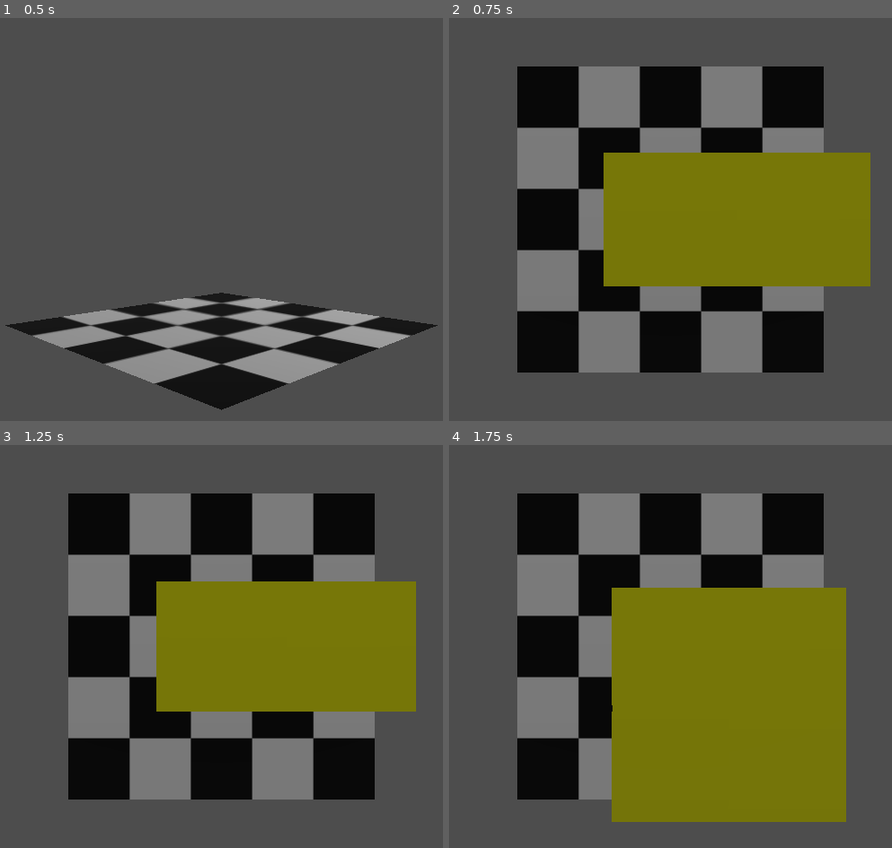
Above: before the commit, frames 1-4 (two rows, left to right).
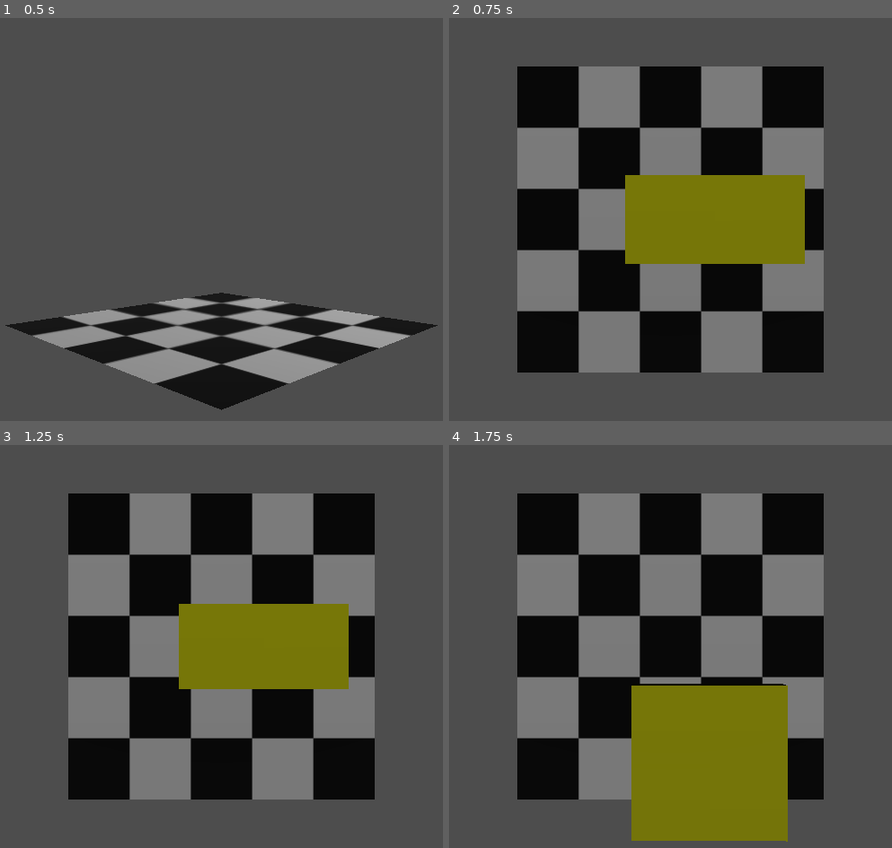
Above: after the commit, the same moments.

Repository: rdalton1124/3d-tetris
Game: Godot game, scene res://root.tscn
The game is run twice, just before and just after one commit, with the same random seed, the same clock (stepped at 60 frames per second) and the same inputs.
Inputs:
- Up to frame 1 (0.5 s): no input
- Up to frame 2 (0.75 s): tap Enter at 0.5 s; hold Shift (speed_up, bound only after the commit) from 0.53 s (still down); tap V (change_cam) at 0.6 s
- Up to frame 3 (1.25 s): keep holding Shift (speed_up, bound only after the commit)
- Up to frame 4 (1.75 s): release Shift (speed_up, bound only after the commit) at 1.28 s; hold S (move_backward, bound only after the commit) from 1.28 s (still down); tap I (rotate-x-ccw) at 1.35 s

Frame 1 is identical in both runs. In frame 2, 11% of the frame differs, in the area x 34-96%, y 33-67%; in frame 3, 11%; in frame 4, 20%, in the area x 36-90%, y 35-99%.

Commit message:
Fixed collision on tetrimino3
= Title
- Added inputs for quick drop and speed up
- Implemented speed up(Falls at .75 instead of .5 when lShift is held).

Diff:
--- a/project.godot
+++ b/project.godot
@@ -62,7 +62,7 @@
 }
 move_backward={
 "deadzone": 0.5,
-"events": [Object(InputEventKey,"resource_local_to_scene":false,"resource_name":"","device":-1,"window_id":0,"alt_pressed":false,"shift_pressed":false,"ctrl_pressed":false,"meta_pressed":false,"pressed":false,"keycode":0,"physical_keycode":68,"key_label":0,"unicode":100,"echo":false,"script":null)
+"events": [Object(InputEventKey,"resource_local_to_scene":false,"resource_name":"","device":-1,"window_id":0,"alt_pressed":false,"shift_pressed":false,"ctrl_pressed":false,"meta_pressed":false,"pressed":false,"keycode":0,"physical_keycode":83,"key_label":0,"unicode":115,"echo":false,"script":null)
 ]
 }
 move_left={
@@ -75,3 +75,13 @@
 "events": [Object(InputEventKey,"resource_local_to_scene":false,"resource_name":"","device":-1,"window_id":0,"alt_pressed":false,"shift_pressed":false,"ctrl_pressed":false,"meta_pressed":false,"pressed":false,"keycode":0,"physical_keycode":68,"key_label":0,"unicode":100,"echo":false,"script":null)
 ]
 }
+"quick drop"={
+"deadzone": 0.5,
+"events": [Object(InputEventKey,"resource_local_to_scene":false,"resource_name":"","device":-1,"window_id":0,"alt_pressed":false,"shift_pressed":false,"ctrl_pressed":false,"meta_pressed":false,"pressed":false,"keycode":0,"physical_keycode":32,"key_label":0,"unicode":32,"echo":false,"script":null)
+]
+}
+speed_up={
+"deadzone": 0.5,
+"events": [Object(InputEventKey,"resource_local_to_scene":false,"resource_name":"","device":-1,"window_id":0,"alt_pressed":false,"shift_pressed":false,"ctrl_pressed":false,"meta_pressed":false,"pressed":false,"keycode":0,"physical_keycode":4194325,"key_label":0,"unicode":0,"echo":false,"script":null)
+]
+}
--- a/root.tscn
+++ b/root.tscn
@@ -1,8 +1,8 @@
-[gd_scene load_steps=7 format=3 uid="uid://1vmarn26dta4"]
+[gd_scene load_steps=7 format=3 uid="uid://bym3srp2hjywn"]
 
 [ext_resource type="Script" path="res://scripts/root.gd" id="1_lr66d"]
 [ext_resource type="Texture2D" uid="uid://b0qgny2r33yl5" path="res://checker.png" id="1_opv7x"]
-[ext_resource type="Script" path="res://Spawner.gd" id="3_d13nu"]
+[ext_resource type="Script" path="res://scripts/Spawner.gd" id="3_wufij"]
 
 [sub_resource type="StandardMaterial3D" id="StandardMaterial3D_5s0fn"]
 albedo_texture = ExtResource("1_opv7x")
@@ -40,5 +40,5 @@
 sky_mode = 1
 
 [node name="Spawner" type="Node3D" parent="."]
-transform = Transform3D(1, 0, 0, 0, 1, 0, 0, 0, 1, 0, 5, 0)
-script = ExtResource("3_d13nu")
+transform = Transform3D(1, 0, 0, 0, 1, 0, 0, 0, 1, 0, 3, 0)
+script = ExtResource("3_wufij")
--- a/scripts/tetrimino3D.gd
+++ b/scripts/tetrimino3D.gd
@@ -8,7 +8,10 @@
 
 func _physics_process(delta):
 	if not is_on_floor():
-		velocity.y = -.25
+		if Input.is_action_pressed("speed_up"):
+			velocity.y = - .75
+		else:
+			velocity.y = -.5
 	else:
 		velocity.y = 0
 		root.spawn()
@@ -32,9 +35,9 @@
 	if Input.is_action_just_pressed("move_forward"):
 		self.position.z -= .4
 	elif Input.is_action_just_pressed("move_backward"):
-		pass
+		self.position.z += .4
 	if Input.is_action_just_pressed("move_left"):
-		pass
+		self.position.x -= .4
 	elif Input.is_action_just_pressed("move_right"):
-		pass
+		self.position.x += .4
 	move_and_slide()
--- a/tetriminos3D/tetrimino2.tscn
+++ b/tetriminos3D/tetrimino2.tscn
@@ -31,4 +31,4 @@
 mesh = SubResource("BoxMesh_r7niq")
 
 [node name="CollisionPolygon3D" type="CollisionPolygon3D" parent="."]
-polygon = PackedVector2Array(-3.3316, -3.25574)
+polygon = PackedVector2Array(-0.5, -0.5, 0.5, -0.5, 0.5, -1.5, 1.5, -1.5, 1.5, 0.5, 0.5, 0.5, 0.5, 1.5, -0.5, 1.5)
Renamed: Spawner.gd -> scripts/Spawner.gd
